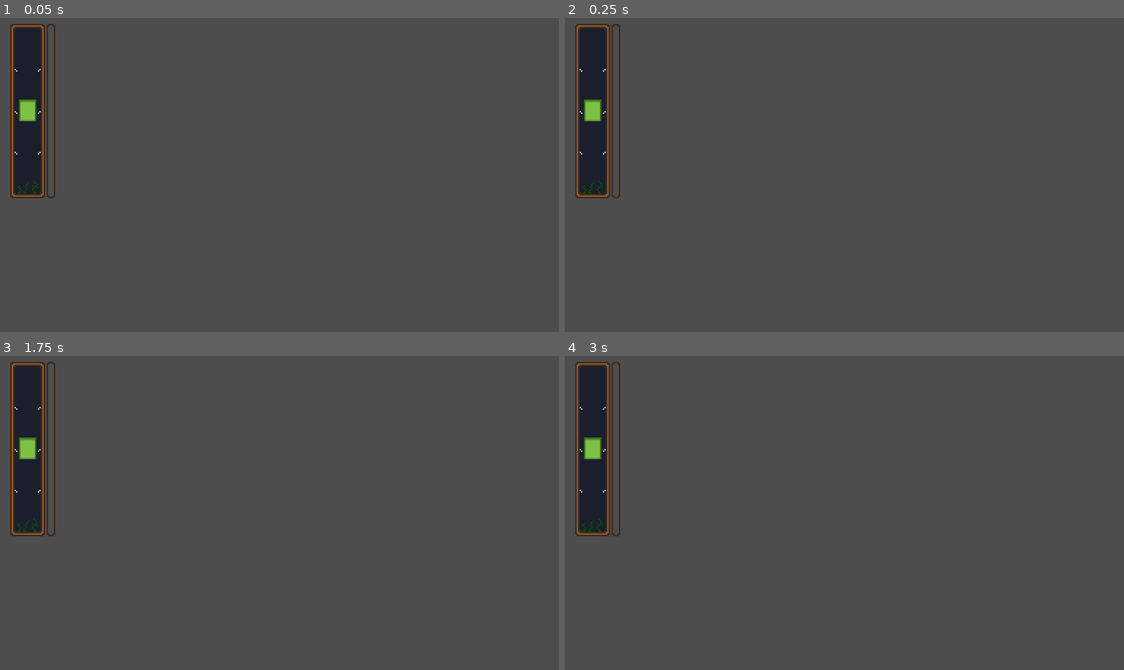
Above: before the commit, frames 1-4 (two rows, left to right).
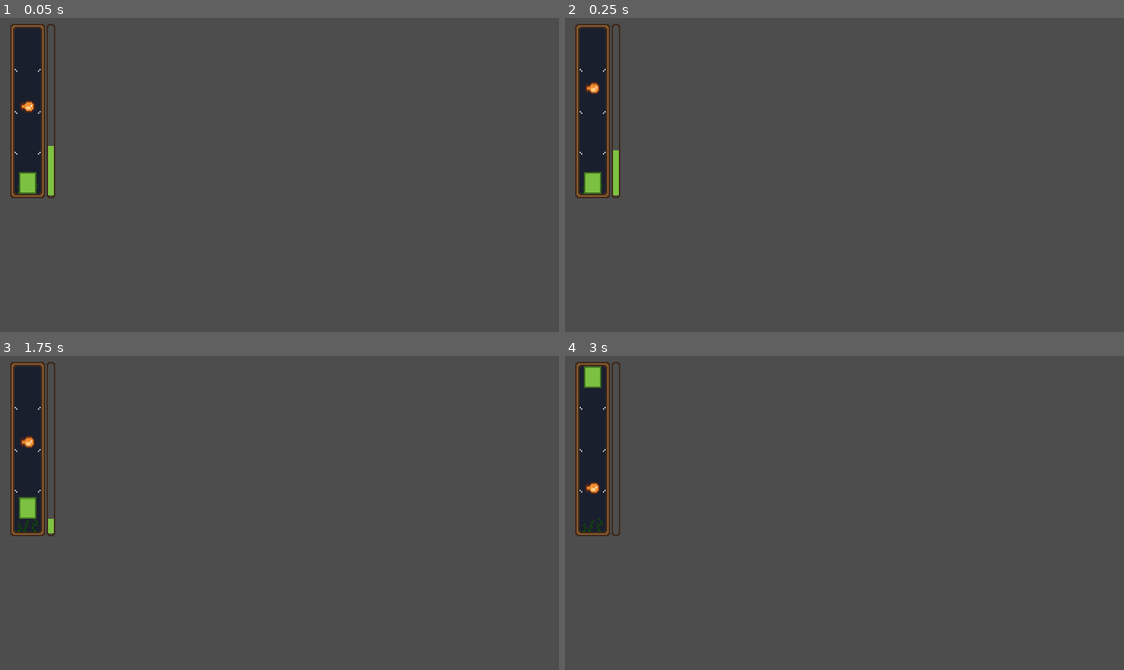
Above: after the commit, the same moments.

Repository: JuanPablo-29/Hoos-Fishing
Game: Godot game, scene res://scenes/FishingMinigame.tscn
Same seed, same stepped clock (60 frames per second), same inputs: the game is played once before the commit and once after it. This scene is started directly instead of the project's main scene.
Inputs (mouse positions are in pixels of both pictures, inside the frame that each line leads up to):
- Up to frame 1 (0.05 s): no input
- Up to frame 2 (0.25 s): no input
- Up to frame 3 (1.75 s): tap Enter (ui_accept) at 0.5, 1.52, 1.55 s; move the mouse to (402, 497) at 0.52 s; hold Right (move_right) 0.53-1.28 s; hold Enter (ui_accept) 0.53-1.28 s; click (402, 497) at 0.67 s; move the mouse to (167, 528) at 1.27 s; hold Down (move_down) from 1.28 s (still down); tap 0 (hotbar_0) at 1.35 s; click (167, 528) at 1.42 s
- Up to frame 4 (3 s): tap Enter (ui_accept) at 1.82 s; move the mouse to (900, 443) at 2.02 s; release Down (move_down) at 2.03 s; hold Right (move_right) 2.03-2.78 s; hold Enter (ui_accept) 2.03-2.78 s; tap 1 (hotbar_1) at 2.1 s; click (900, 443) at 2.17 s; move the mouse to (816, 575) at 2.77 s; hold Up (move_up) from 2.78 s (still down); tap 2 (hotbar_2) at 2.85 s; click (816, 575) at 2.92 s

The runs differ from the first frame. In frame 1, 0.6% of the frame differs, in the area x 3-10%, y 25-57%; in frame 2, 0.7%, in the area x 3-10%, y 20-57%; in frame 3, 0.5%; in frame 4, 0.5%.

Commit message:
Fishing minigame is functional

Diff:
--- a/scenes/FishingMinigame.tscn
+++ b/scenes/FishingMinigame.tscn
@@ -1,11 +1,14 @@
 [gd_scene format=3 uid="uid://c6tgomewlik48"]
 
 [ext_resource type="Texture2D" uid="uid://c667s8yy1noap" path="res://assets/FishingBar/Fishing Bar.png" id="1_4gum4"]
+[ext_resource type="Script" uid="uid://ivh20ctdxqef" path="res://scripts/fishing_minigame.gd" id="1_duajh"]
 [ext_resource type="Texture2D" uid="uid://dpg03fakusm8x" path="res://assets/FishingBar/Green Block.png" id="2_74ar8"]
 [ext_resource type="Texture2D" uid="uid://bh02r50dwbwbj" path="res://assets/FishingBar/Progress Bar.png" id="3_duajh"]
+[ext_resource type="Texture2D" uid="uid://b5yhpl7se4g7d" path="res://assets/FishingBar/fish_sideways.png" id="4_74ar8"]
 
 [node name="FishingMinigame" type="Node2D" unique_id=2066441993]
 position = Vector2(19, 64)
+script = ExtResource("1_duajh")
 
 [node name="FishingFrame" type="Sprite2D" parent="." unique_id=1111889211]
 texture = ExtResource("1_4gum4")
@@ -16,3 +19,6 @@
 [node name="ProgressMeter" type="Sprite2D" parent="." unique_id=1602248457]
 position = Vector2(16, 0)
 texture = ExtResource("3_duajh")
+
+[node name="MovingFish" type="Sprite2D" parent="." unique_id=1156823450]
+texture = ExtResource("4_74ar8")
--- /dev/null
+++ b/scenes/ShopKeeper.tscn
@@ -0,0 +1,44 @@
+[gd_scene format=3 uid="uid://dojvxwmq2buxl"]
+
+[ext_resource type="Script" path="res://scripts/shop_keeper.gd" id="1_73s61"]
+
+[sub_resource type="StyleBoxEmpty" id="StyleBoxEmpty_73s61"]
+
+[sub_resource type="InputEventAction" id="InputEventAction_73s61"]
+action = &"ui_select"
+pressed = true
+
+[sub_resource type="Shortcut" id="Shortcut_g7cxp"]
+events = [SubResource("InputEventAction_73s61")]
+
+[node name="ShopKeeper" type="Node2D" unique_id=1992022560 node_paths=PackedStringArray("sprite", "button")]
+script = ExtResource("1_73s61")
+sprite = NodePath("ColorRect")
+button = NodePath("ColorRect/Button")
+
+[node name="ColorRect" type="ColorRect" parent="." unique_id=1332008489]
+offset_left = -21.0
+offset_top = -54.0
+offset_right = 19.0
+offset_bottom = 21.0
+color = Color(0.6967761, 0.19364676, 0, 1)
+
+[node name="Label" type="Label" parent="ColorRect" unique_id=1818018908]
+layout_mode = 0
+offset_right = 40.0
+offset_bottom = 23.0
+text = "Shop"
+
+[node name="Button" type="Button" parent="ColorRect" unique_id=2114277508]
+layout_mode = 0
+offset_left = 2.0
+offset_top = 2.0
+offset_right = 52.0
+offset_bottom = 71.0
+focus_mode = 0
+theme_override_styles/focus = SubResource("StyleBoxEmpty_73s61")
+shortcut = SubResource("Shortcut_g7cxp")
+shortcut_in_tooltip = false
+text = "press"
+
+[connection signal="pressed" from="ColorRect/Button" to="." method="_on_button_pressed"]
--- /dev/null
+++ b/scenes/ShopUI.tscn
@@ -0,0 +1,109 @@
+[gd_scene format=3 uid="uid://dnklr4j5vpdsk"]
+
+[sub_resource type="StyleBoxEmpty" id="StyleBoxEmpty_qq7pr"]
+
+[sub_resource type="StyleBoxEmpty" id="StyleBoxEmpty_s6527"]
+
+[node name="ShopUi" type="Control" unique_id=2037705964]
+layout_mode = 3
+anchors_preset = 0
+
+[node name="ColorRect" type="ColorRect" parent="." unique_id=194646513]
+custom_minimum_size = Vector2(200, 150)
+custom_maximum_size = Vector2(-1, 150)
+layout_mode = 1
+offset_left = 93.0
+offset_top = 19.0
+offset_right = 293.0
+offset_bottom = 169.0
+offset_transform_enabled = true
+color = Color(0.47453344, 0.19080368, 0, 1)
+
+[node name="CenterContainer" type="CenterContainer" parent="ColorRect" unique_id=1720670980]
+z_index = 1
+custom_minimum_size = Vector2(200, 0)
+layout_mode = 1
+anchors_preset = 4
+anchor_top = 0.5
+anchor_bottom = 0.5
+offset_left = 12.0
+offset_top = -50.0
+offset_right = 32.0
+offset_bottom = 50.0
+grow_vertical = 2
+
+[node name="Container" type="VBoxContainer" parent="ColorRect/CenterContainer" unique_id=1698661679]
+custom_minimum_size = Vector2(200, 0)
+layout_mode = 2
+alignment = 1
+
+[node name="Sell" type="Button" parent="ColorRect/CenterContainer/Container" unique_id=406112923]
+custom_minimum_size = Vector2(50, 10)
+custom_maximum_size = Vector2(30, 20)
+layout_mode = 2
+theme_override_colors/font_outline_color = Color(0, 0, 0, 1)
+theme_override_constants/outline_size = 4
+theme_override_font_sizes/font_size = 12
+theme_override_styles/focus = SubResource("StyleBoxEmpty_qq7pr")
+action_mode = 0
+text = "Sell"
+
+[node name="Buy" type="Button" parent="ColorRect/CenterContainer/Container" unique_id=469903469]
+custom_minimum_size = Vector2(200, 0)
+custom_maximum_size = Vector2(150, -1)
+layout_mode = 2
+theme_override_colors/font_outline_color = Color(0, 0, 0, 1)
+theme_override_constants/outline_size = 4
+theme_override_font_sizes/font_size = 12
+theme_override_styles/focus = SubResource("StyleBoxEmpty_qq7pr")
+action_mode = 0
+text = "Upgrade Rod"
+
+[node name="Title" type="Label" parent="ColorRect" unique_id=412564845]
+layout_mode = 0
+offset_left = 0.89418745
+offset_top = -1.8571428
+offset_right = 22.894188
+offset_bottom = 11.142858
+theme_override_colors/font_outline_color = Color(0, 0, 0, 1)
+theme_override_constants/outline_size = 5
+theme_override_font_sizes/font_size = 16
+text = "Shop"
+
+[node name="Close" type="Button" parent="ColorRect" unique_id=349945311]
+modulate = Color(1, 0, 0, 1)
+layout_mode = 1
+anchors_preset = 1
+anchor_left = 1.0
+anchor_right = 1.0
+offset_left = -12.0
+offset_bottom = 17.0
+grow_horizontal = 0
+theme_override_font_sizes/font_size = 6
+theme_override_styles/focus = SubResource("StyleBoxEmpty_s6527")
+text = "x"
+
+[node name="Labels" type="Node" parent="ColorRect" unique_id=1462193202]
+
+[node name="Description" type="Label" parent="ColorRect/Labels" unique_id=890870106]
+offset_left = 133.0
+offset_top = 45.0
+offset_right = 261.0
+offset_bottom = 68.0
+theme_override_colors/font_outline_color = Color(0, 0, 0, 1)
+theme_override_constants/outline_size = 4
+theme_override_font_sizes/font_size = 10
+text = "Select fish in hotbar to sell"
+
+[node name="SellResult" type="Label" parent="ColorRect/Labels" unique_id=717130037]
+offset_left = 137.0
+offset_top = 71.0
+offset_right = 177.0
+offset_bottom = 94.0
+
+[node name="UpgradeResult" type="Label" parent="ColorRect/Labels" unique_id=1818179505]
+offset_left = 99.0
+offset_top = 128.0
+offset_right = 100.0
+offset_bottom = 151.0
+theme_override_font_sizes/font_size = 12
--- /dev/null
+++ b/scenes/WalletUI.tscn
@@ -0,0 +1,20 @@
+[gd_scene format=3 uid="uid://b71qvrf85ucia"]
+
+[node name="WalletUi" type="Control" unique_id=522628951]
+layout_mode = 3
+anchors_preset = 15
+anchor_right = 1.0
+anchor_bottom = 1.0
+grow_horizontal = 2
+grow_vertical = 2
+mouse_filter = 2
+
+[node name="Label" type="Label" parent="." unique_id=820569954]
+layout_mode = 0
+offset_left = 315.0
+offset_top = 4.0
+offset_right = 376.0
+offset_bottom = 27.0
+theme_override_colors/font_outline_color = Color(0, 0, 0, 1)
+theme_override_constants/outline_size = 5
+text = "Balance"
--- /dev/null
+++ b/scripts/fishing_minigame.gd
@@ -0,0 +1,173 @@
+extends Node2D
+## Attach to the root "FishingMinigame" node.
+## Expected children (Sprite2D): FishingFrame, CatchZone, ProgressMeter, MovingFish
+##
+## Hold left mouse / Space / Enter (or a "reel" action if you add one) to lift the catch zone.
+
+signal finished(success: bool)
+
+@export var auto_start := true            # handy for testing with F6; turn off when called from your game
+@export_range(0.0, 1.0) var difficulty := 0.5
+
+# --- Where the playable track is inside Fishing Bar.png (24x120 image) ---
+@export var track_inset_top := 3.0        # navy area starts 3px below the top of the sprite
+@export var track_height := 114.0         # navy area is 114px tall
+
+# --- Where the empty slot is inside Progress Bar.png (6x120 image) ---
+@export var meter_inset := Vector2(1, 2)
+@export var meter_size := Vector2(4, 116)
+@export var meter_color := Color(0.49, 0.76, 0.25)
+
+# --- Catch zone physics (tuned for a ~114px track) ---
+@export var gravity := 200.0
+@export var lift := 400.0
+@export var max_speed := 130.0
+@export var bounce_factor := 0.3
+
+# --- Catch progress ---
+@export var catch_gain := 0.25            # per second while the fish is in the zone
+@export var catch_loss := 0.12            # per second while it isn't
+@export var start_progress := 0.3
+
+@onready var frame: Sprite2D = $FishingFrame
+@onready var catch_zone: Sprite2D = $CatchZone
+@onready var meter: Sprite2D = $ProgressMeter
+@onready var fish: Sprite2D = $MovingFish
+
+var active := false
+var progress := 0.0
+
+# All of these are measured from the top of the track (0 = top, track_height = bottom)
+var zone_y := 0.0      # top edge of the catch zone
+var zone_vel := 0.0    # positive = moving down
+var fish_y := 0.0      # center of the fish
+var fish_target := 0.0
+var retarget_timer := 0.0
+
+var track_top := 0.0   # y position of the track top, in this node's local space
+var zone_h := 15.0
+var fish_h := 8.0
+var fish_speed := 60.0
+var fish_jump := 50.0
+var retarget_min := 0.4
+var retarget_max := 1.2
+
+
+func _ready() -> void:
+	if auto_start:
+		start(difficulty)
+
+
+## Call this when the player hooks a fish. difficulty: 0.0 (easy) to 1.0 (hard)
+func start(diff: float = 0.5) -> void:
+	fish_speed = lerpf(35.0, 90.0, diff)
+	fish_jump = lerpf(35.0, 75.0, diff)
+	retarget_max = lerpf(1.6, 0.7, diff)
+
+	zone_h = catch_zone.texture.get_height() * catch_zone.scale.y
+	fish_h = fish.texture.get_height() * fish.scale.y
+	track_top = _top_left(frame).y + track_inset_top
+
+	progress = start_progress
+	zone_y = track_height - zone_h
+	zone_vel = 0.0
+	fish_y = track_height * 0.5
+	fish_target = fish_y
+	retarget_timer = 0.0
+	active = true
+	_apply_positions()
+
+
+func _process(delta: float) -> void:
+	if not active:
+		return
+	_update_zone(delta)
+	_update_fish(delta)
+	_update_progress(delta)
+	_apply_positions()
+
+
+func _is_reeling() -> bool:
+	if InputMap.has_action("reel") and Input.is_action_pressed("reel"):
+		return true
+	return Input.is_mouse_button_pressed(MOUSE_BUTTON_LEFT) or Input.is_action_pressed("ui_accept")
+
+
+func _update_zone(delta: float) -> void:
+	if _is_reeling():
+		zone_vel -= lift * delta
+	else:
+		zone_vel += gravity * delta
+	zone_vel = clampf(zone_vel, -max_speed, max_speed)
+	zone_y += zone_vel * delta
+
+	if zone_y < 0.0:                       # ceiling: stop
+		zone_y = 0.0
+		zone_vel = 0.0
+	var max_y := track_height - zone_h
+	if zone_y > max_y:                     # floor: small bounce
+		zone_y = max_y
+		zone_vel = -zone_vel * bounce_factor if absf(zone_vel) > 30.0 else 0.0
+
+
+func _update_fish(delta: float) -> void:
+	retarget_timer -= delta
+	if retarget_timer <= 0.0:
+		retarget_timer = randf_range(retarget_min, retarget_max)
+		fish_target = clampf(
+			fish_y + randf_range(-fish_jump, fish_jump),
+			fish_h * 0.5,
+			track_height - fish_h * 0.5
+		)
+	fish_y = move_toward(fish_y, fish_target, fish_speed * delta)
+
+
+func _update_progress(delta: float) -> void:
+	# Count it as "in the zone" if the fish overlaps the zone at all
+	var fish_in_zone := (fish_y + fish_h * 0.5 >= zone_y) and (fish_y - fish_h * 0.5 <= zone_y + zone_h)
+	progress += (catch_gain if fish_in_zone else -catch_loss) * delta
+	progress = clampf(progress, 0.0, 1.0)
+
+	if progress >= 1.0:
+		_finish(true)
+	elif progress <= 0.0:
+		_finish(false)
+
+
+func _finish(success: bool) -> void:
+	active = false
+	print("Caught it!" if success else "It got away...")
+	finished.emit(success)
+
+
+func _apply_positions() -> void:
+	_set_center_y(catch_zone, track_top + zone_y + zone_h * 0.5)
+	_set_center_y(fish, track_top + fish_y)
+	queue_redraw()
+
+
+# Draws the progress fill. This node draws BEFORE its children, so the fill
+# shows through the transparent slot of the ProgressMeter sprite on top of it.
+func _draw() -> void:
+	if meter == null:
+		return
+	var slot := Rect2(_top_left(meter) + meter_inset, meter_size)
+	var fill_h := slot.size.y * progress
+	draw_rect(Rect2(slot.position.x, slot.end.y - fill_h, slot.size.x, fill_h), meter_color)
+
+
+# --- Helpers so this works whether or not the sprites have "Centered" on ---
+func _top_left(s: Sprite2D) -> Vector2:
+	var size := s.texture.get_size() * s.scale
+	var tl := s.position + s.offset * s.scale
+	if s.centered:
+		tl -= size * 0.5
+	return tl
+
+
+func _set_center_y(s: Sprite2D, center_y: float) -> void:
+	var half := s.texture.get_height() * s.scale.y * 0.5
+	var origin_to_center := s.offset.y * s.scale.y
+	if not s.centered:
+		origin_to_center += half
+	s.position.y = center_y - origin_to_center
Binary file added: assets/FishingBar/fish_sideways.png
Not shown, added: assets/FishingBar/fish_sideways.png.import
Not shown, added: scripts/fishing_minigame.gd.uid
